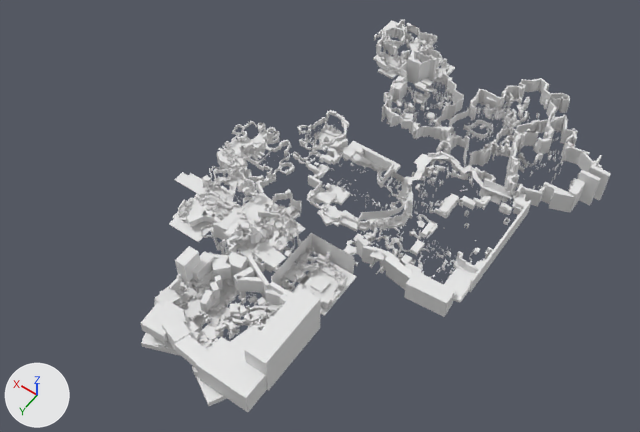
A saved change to the Blender file VolumeTools/Blender/SceneObjects.blend.
Camera for both pictures: a camera (50 mm lens) standing at (-2668.0, 3472.0, 5498.0) and looking at (-210.0, 31.0, 91.0). The lights are fixed; the arrows at lower left show +X, +Y and +Z. The first picture is the older version.

The scene before the commit, as lines of its bpy script (objects in view):
```python
me_inviswalls_map02 = bpy.data.meshes.new('InvisWalls_Map02')
me_inviswalls_map02.from_pydata(...)  # 49683 vertices, 74532 faces; spans x -1924.0..509.0, y -2094.0..1665.0, z 79.0..547.0
me_killzones_map01 = bpy.data.meshes.new('KillZones_Map01')
me_killzones_map01.from_pydata(...)  # 1342 vertices, 2252 faces; spans x -787.0..994.0, y -849.0..734.0, z -80.0..195.0
me_killzones_map02 = bpy.data.meshes.new('KillZones_Map02')
me_killzones_map02.from_pydata(...)  # 1270 vertices, 2016 faces; spans x -1003.0..383.0, y -1797.0..1757.0, z -105.0..383.0
ob_inviswalls_map02 = bpy.data.objects.new('InvisWalls_Map02', me_inviswalls_map02)
ob_inviswalls_map02.location = (0.0, 0.0, 0.0)
ob_killzones_map01 = bpy.data.objects.new('KillZones_Map01', me_killzones_map01)
ob_killzones_map01.location = (0.0, 0.0, 0.0)
ob_killzones_map02 = bpy.data.objects.new('KillZones_Map02', me_killzones_map02)
ob_killzones_map02.location = (0.0, 0.0, 0.0)
# also in view: 'InvisWalls_Map01' at (-10.0, -77.0, 115.0); 'TPZones_Map02' at (-102.0, -381.0, 265.0)
```
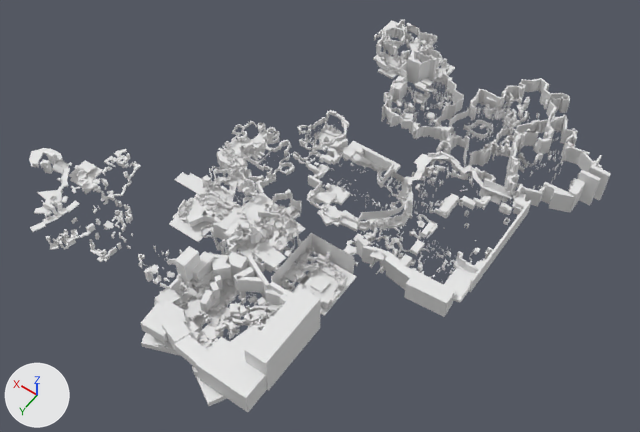
What differs and where, as boxes (x1, y1, x2, y2) in the pictures (640 x 432 px; the box of a moved part takes in the faces that stretch with it):
```json
{"object": "InvisWalls_Map02", "change": "reshaped", "before": [141, 19, 611, 412], "after": [31, 19, 611, 412], "on screen": "23% wider"}
{"object": "KillZones_Map02", "change": "reshaped", "before": [141, 78, 524, 406], "after": [29, 78, 524, 406], "on screen": "29% wider"}
{"part": 1, "of": "me_inviswalls_map02", "change": "added", "after": [31, 149, 183, 288]}
{"part": 2, "of": "me_inviswalls_map02", "change": "moved or reshaped", "before": [401, 192, 427, 273], "after": [404, 192, 427, 273]}
{"part": 3, "of": "me_killzones_map02", "change": "added", "after": [29, 148, 162, 284]}
```

Scene script edits in JSON lines:
```json
{"block": "me_inviswalls_map02", "where": "# used by ob_inviswalls_map02; location = (0.0, 0.0, 0.0)"}
{"op": "remove", "block": "me_inviswalls_map02", "code": "me_inviswalls_map02.from_pydata(...)  # 49683 vertices, 74532 faces; spans x -1924.0..509.0, y -2094.0..1665.0, z 79.0..547.0"}
{"op": "add", "block": "me_inviswalls_map02", "code": "me_inviswalls_map02.from_pydata(...)  # 51459 vertices, 77196 faces; spans x -1924.0..1564.0, y -2094.0..1665.0, z 79.0..626.0"}
{"block": "me_inviswalls_map02", "change": "me_inviswalls_map02 part 1: 1712 vertices added at x 192.0..1564.0, y 621.0..1528.0, z 202.0..626.0"}
{"block": "me_inviswalls_map02", "change": "me_inviswalls_map02 part 2: 41 vertices moved from x -1007.0..-287.0, y -525.0..165.0, z 237.0..321.0 to x -1011.0..-287.0, y -525.0..199.0, z 237.0..324.0; 5 vertices removed from x -1192.0..-1007.0, y 146.0..265.0, z 319.0..321.0; 5 vertices added at x -1192.0..-1011.0, y 180.0..265.0, z 319.0..324.0"}
{"block": "me_inviswalls_map02", "change": "other edits to the shape of me_inviswalls_map02 do not show in these pictures"}
{"block": "me_killzones_map02", "where": "# used by ob_killzones_map02; location = (0.0, 0.0, 0.0)"}
{"op": "remove", "block": "me_killzones_map02", "code": "me_killzones_map02.from_pydata(...)  # 1270 vertices, 2016 faces; spans x -1003.0..383.0, y -1797.0..1757.0, z -105.0..383.0"}
{"op": "add", "block": "me_killzones_map02", "code": "me_killzones_map02.from_pydata(...)  # 2580 vertices, 4208 faces; spans x -1003.0..1671.0, y -1797.0..1757.0, z -105.0..580.0"}
{"block": "me_killzones_map02", "change": "me_killzones_map02 part 3: 1222 vertices added at x 282.0..1671.0, y 592.0..1580.0, z 252.0..580.0"}
{"block": "me_killzones_map02", "change": "other edits to the shape of me_killzones_map02 do not show in these pictures"}
```
